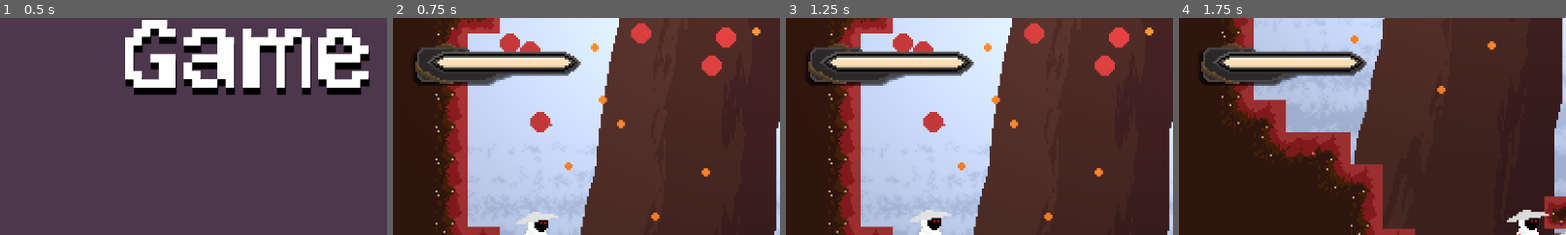
Above: before the commit, frames 1-4 (left to right).
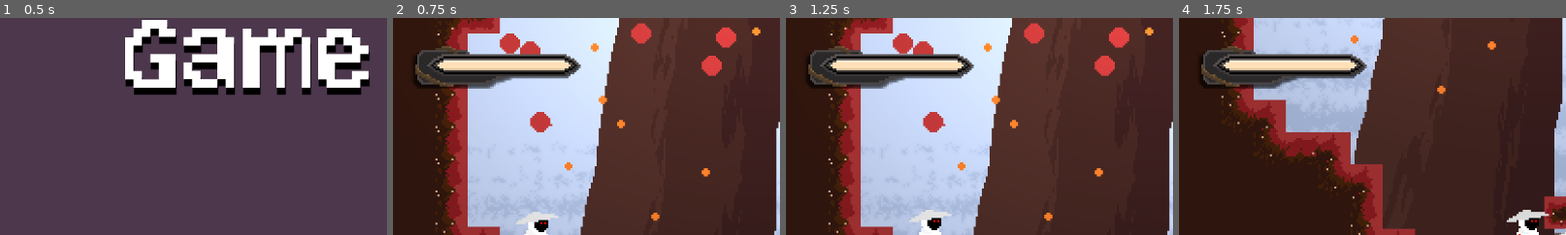
Above: after the commit, the same moments.

Repository: KirstenMayland/color2Dmetroidvania
Game: Godot game, scene res://scenes/gui/main_menu.tscn
Two runs of this game, one before a commit and one after it. Both use one fixed random seed, a clock stepped at 60 frames per second and the inputs below.
Inputs:
- Up to frame 1 (0.5 s): no input
- Up to frame 2 (0.75 s): click "Start" at 0.5 s
- Up to frame 3 (1.25 s): no input
- Up to frame 4 (1.75 s): hold D (move_right) from 1.28 s (still down); tap E (attack) at 1.35 s; tap Space (jump) at 1.52 s
The pictures show only the part of the screen within x 0-50%, y 0-50%; the shares and areas given below are measured in that part.

Frame 1 is identical in both runs. In frame 2, 4.8% of the frame differs, in the area x 5-49%, y 11-33%; in frame 3, 4.8%; in frame 4, 4.7%.

Commit message:
health bar finalized

Diff:
--- a/scenes/gui/core.tscn
+++ b/scenes/gui/core.tscn
@@ -18,10 +18,19 @@
 visible = false
 
 [node name="TextureProgressBar" type="TextureProgressBar" parent="GUI"]
-offset_top = -4.0
-offset_right = 128.0
-offset_bottom = 60.0
+offset_right = 40.0
+offset_bottom = 40.0
 scale = Vector2(3, 3)
 texture_under = ExtResource("3_vd4kn")
 texture_progress = ExtResource("5_agxyv")
+texture_progress_offset = Vector2(22, 21)
 script = ExtResource("4_acide")
+
+[node name="ColorRect" type="ColorRect" parent="GUI/TextureProgressBar"]
+show_behind_parent = true
+layout_mode = 0
+offset_left = 22.0
+offset_top = 21.0
+offset_right = 88.0
+offset_bottom = 26.0
+color = Color(0, 0, 0, 1)
--- a/scripts/components/camera_boundaries_component.gd
+++ b/scripts/components/camera_boundaries_component.gd
@@ -19,16 +19,17 @@
 func update_camera_position():
 	# Node paths to the player and the camera
 	player = get_parent().get_node("Core").get_node("Player") as Player
-	camera = player.get_node("Camera2D") as Camera2D
+	if player:
+		camera = player.get_node("Camera2D") as Camera2D
 
-	# Get the collision shape and set the boundaries based on its extents
-	var pos = $CollisionShape2D.global_position
-	var collision_shape = $CollisionShape2D.shape as RectangleShape2D
-	camera_boundaries = Rect2(pos - collision_shape.extents, collision_shape.extents * 2)
+		# Get the collision shape and set the boundaries based on its extents
+		var pos = $CollisionShape2D.global_position
+		var collision_shape = $CollisionShape2D.shape as RectangleShape2D
+		camera_boundaries = Rect2(pos - collision_shape.extents, collision_shape.extents * 2)
 
-	# Ensure the camera stays within the boundaries
-	if player and is_instance_valid(camera):
-		camera.limit_left = camera_boundaries.position.x
-		camera.limit_top = camera_boundaries.position.y
-		camera.limit_right = camera_boundaries.position.x + camera_boundaries.size.x
-		camera.limit_bottom = camera_boundaries.position.y + camera_boundaries.size.y
+		# Ensure the camera stays within the boundaries
+		if is_instance_valid(camera):
+			camera.limit_left = camera_boundaries.position.x
+			camera.limit_top = camera_boundaries.position.y
+			camera.limit_right = camera_boundaries.position.x + camera_boundaries.size.x
+			camera.limit_bottom = camera_boundaries.position.y + camera_boundaries.size.y
--- a/scripts/components/health_component.gd
+++ b/scripts/components/health_component.gd
@@ -3,7 +3,7 @@
 class_name HealthComponent
 
 signal died
-signal health_change()
+signal health_change
 
 @export var max_health: float = 15
 var current_health: float
--- a/scripts/gui/health_bar.gd
+++ b/scripts/gui/health_bar.gd
@@ -6,9 +6,13 @@
 
 # Called when the node enters the scene tree for the first time.
 func _ready():
-	player_health_component.health_change.connect(update)
-	update()
+#	set_step(100)
+	update_bar()
+	player_health_component.health_change.connect(update_bar)
 
-func update():
+func update_bar():
 	# TODO: not representing 90 health or 10 health (takes 10 hits but bar only moves 7 times)
-	value = (player_health_component.get_current_health() * 100) / player_health_component.get_max_health()
+	set_value(clamp((player_health_component.get_current_health() * 100) / player_health_component.get_max_health(), 0, 100))
+	print(get_value())
+#	print(get_progress_texture())
+#	.set_progress_texture(value)
Binary file changed: assets/gui/health_bar.aseprite
Binary file changed: assets/gui/health_bar.png
Binary file changed: assets/gui/health_bar_top.aseprite
Binary file changed: assets/gui/health_bar_top.png
